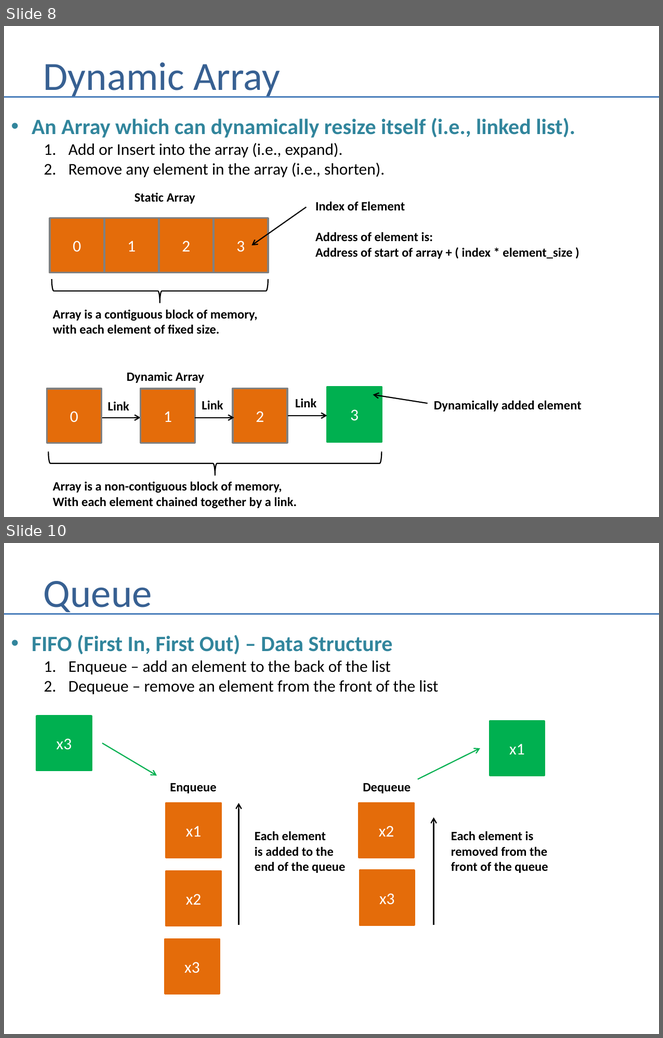
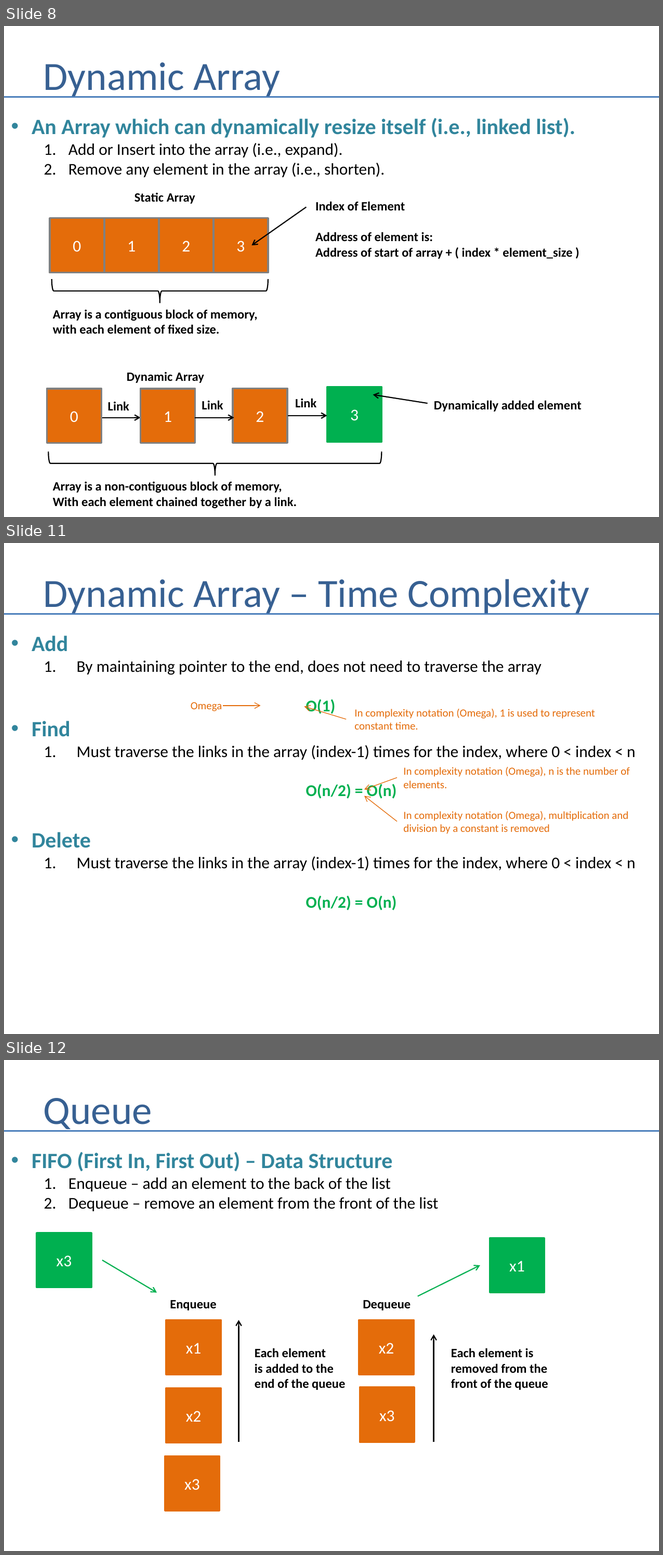
Before and after one commit to andrewferlitsch/Portland-Data-Science-Group, a slide deck: Presentations/Whiteboarding.pptx. Shown one above the other, each under a label of ours: slides 8 and 10 before the commit, slides 8, 11 and 12 after it; the slides between them are not shown. The pictures are 663x1038 and 663x1555 pixels, drawn with LibreOffice and Linux fonts; fonts in the diff are those of the drawing. Boxes give left, top, right and bottom in pixels: in the first picture for what was removed or moved away, otherwise in the second. Text is boxed around its words. In the diff, an @@ line names an element or a change of style, - is before the commit and + after.

```diff
--- a/Presentations/Whiteboarding.pptx
+++ b/Presentations/Whiteboarding.pptx
@@ slide 11 added at (4,543,659,1034), background #FFFFFF @@
@@ title added at (44,579,590,615), 44 pt, text #376092 @@
+Dynamic Array – Time Complexity
@@ line added from (4, 614) to (659, 614), #4B7EBC 1.5 pt @@
@@ text added at (32,636,636,911), 18 pt, text #000000 @@
+• Add
+  1. By maintaining pointer to the end, does not need to traverse the array
+  O(1)
+• Find
+  1. Must traverse the links in the array (index-1) times for the index, where 0 < index < n
+  O(n/2) = O(n)
+• Delete
+  1. Must traverse the links in the array (index-1) times for the index, where 0 < index < n
+  O(n/2) = O(n)
@@ text added at (191,702,222,711), 12 pt, text #E46C0A @@
+Omega
@@ arrow added from (223, 705) to (261, 705), #E46C0A 0.75 pt @@
@@ arrow added from (346, 719) to (304, 707), #E46C0A 0.75 pt @@
@@ text added at (354,709,595,730), 12 pt, text #E46C0A @@
+In complexity notation (Omega), 1 is used to represent
+constant time.
@@ text added at (403,767,630,788), 12 pt, text #E46C0A @@
+In complexity notation (Omega), n is the number of
+elements.
@@ arrow added from (397, 778) to (364, 789), #E46C0A 0.75 pt @@
@@ arrow added from (397, 822) to (364, 796), #E46C0A 0.75 pt @@
@@ text added at (403,811,629,834), 12 pt, text #E46C0A @@
+In complexity notation (Omega), multiplication and
+division by a constant is removed
@@ what was slide 10 is now slide 12 @@
```
Also in this commit, not shown: 2 slides changed, 27 other slides added.
